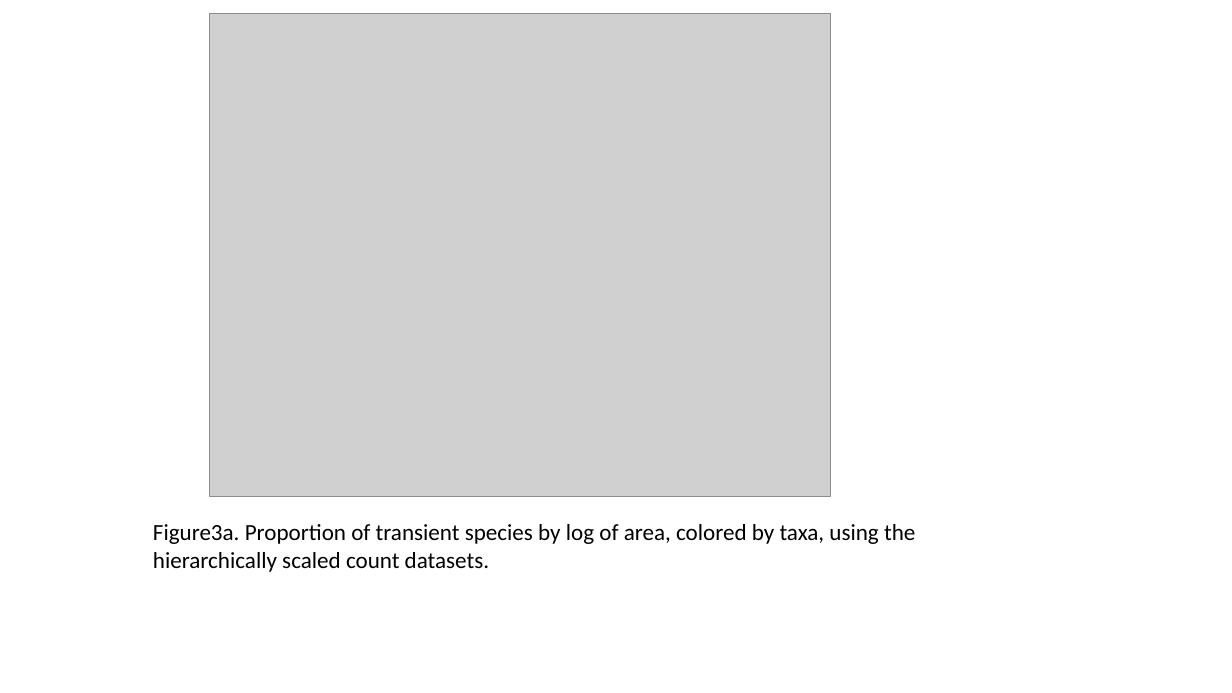
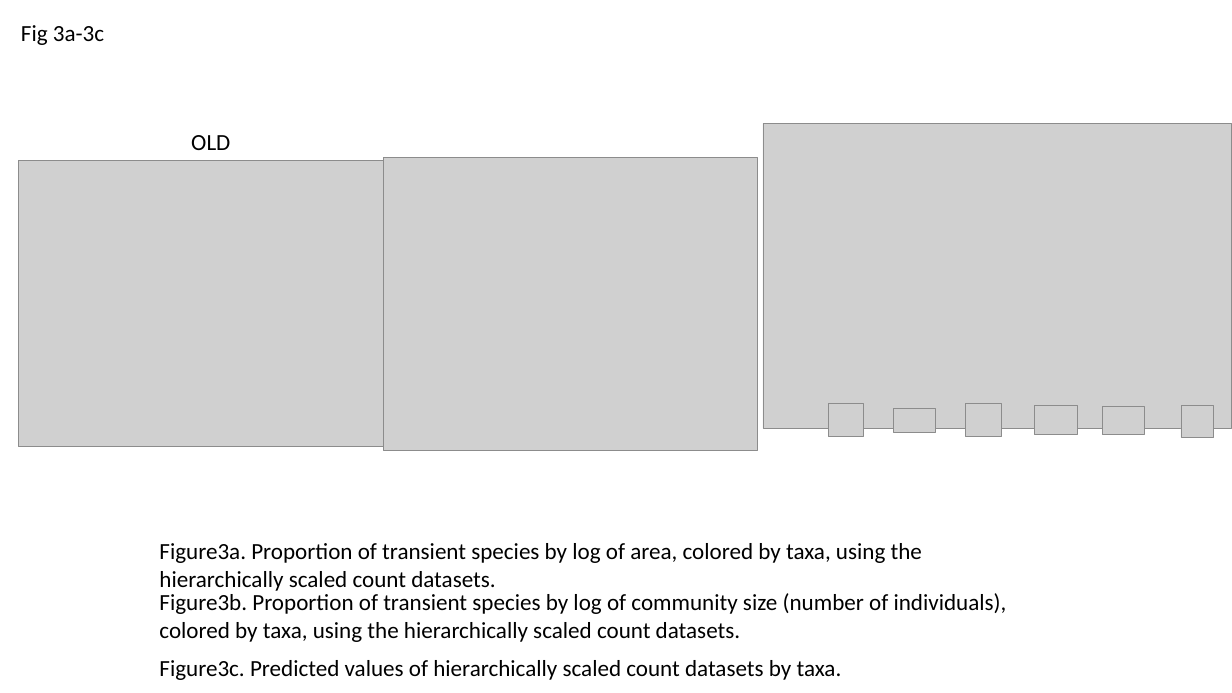
Before and after one commit to hurlbertlab/core-transient, a slide deck: slide 4 of output/plots/all_figs_with_legends.pptx. Drawn at 1232x693 pixels with LibreOffice and Linux fonts; fonts in the diff are those of the drawing; grey boxes stand for pictures. Boxes give left, top, right and bottom in pixels: in the first picture for what was removed or moved away, otherwise in the second. Text is boxed around its words. In the diff, an @@ line names an element or a change of style, - is before the commit and + after.

```diff
--- a/output/plots/all_figs_with_legends.pptx
+++ b/output/plots/all_figs_with_legends.pptx
@@ text added at (x1=21, y1=25, x2=104, y2=45), 18 pt, text #000000 @@
+Fig 3a-3c
@@ text added at (x1=191, y1=135, x2=230, y2=150), 18 pt, text #000000 @@
+OLD
@@ picture resized from (x1=210, y1=14, x2=831, y2=497) to (x1=18, y1=161, x2=386, y2=447) @@
@@ picture added at (x1=384, y1=157, x2=758, y2=451) @@
@@ group added at (x1=763, y1=124, x2=1232, y2=438): 7 pictures @@
@@ text "Figure3a. Proportion of transient species ..." moved from (x1=153, y1=524, x2=915, y2=572) to (x1=159, y1=543, x2=922, y2=591) @@
@@ text added at (x1=159, y1=593, x2=1007, y2=642), 18 pt, text #000000 @@
+Figure3b. Proportion of transient species by log of community size (number of individuals), colored by taxa, using the hierarchically scaled count datasets.
@@ text added at (x1=159, y1=660, x2=842, y2=680), 18 pt, text #000000 @@
+Figure3c. Predicted values of hierarchically scaled count datasets by taxa.
```
Also in this commit, not shown: 2 other slides changed, 1 slide added, 3 slides removed, 24 other files.
